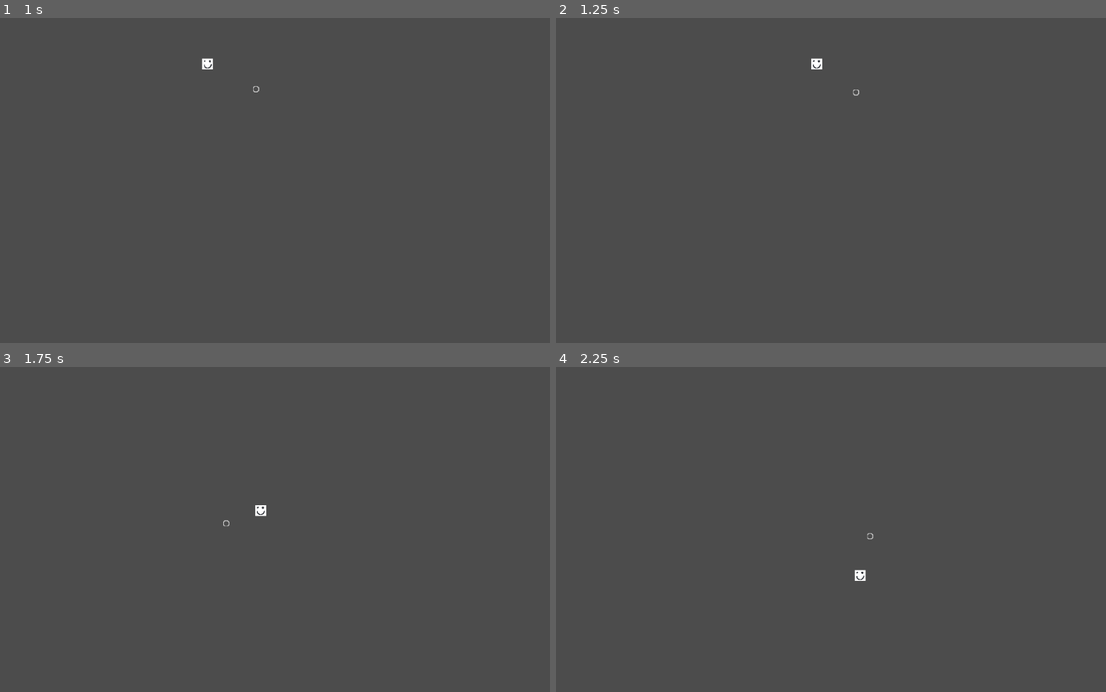
Above: before the commit, frames 1-4 (two rows, left to right).
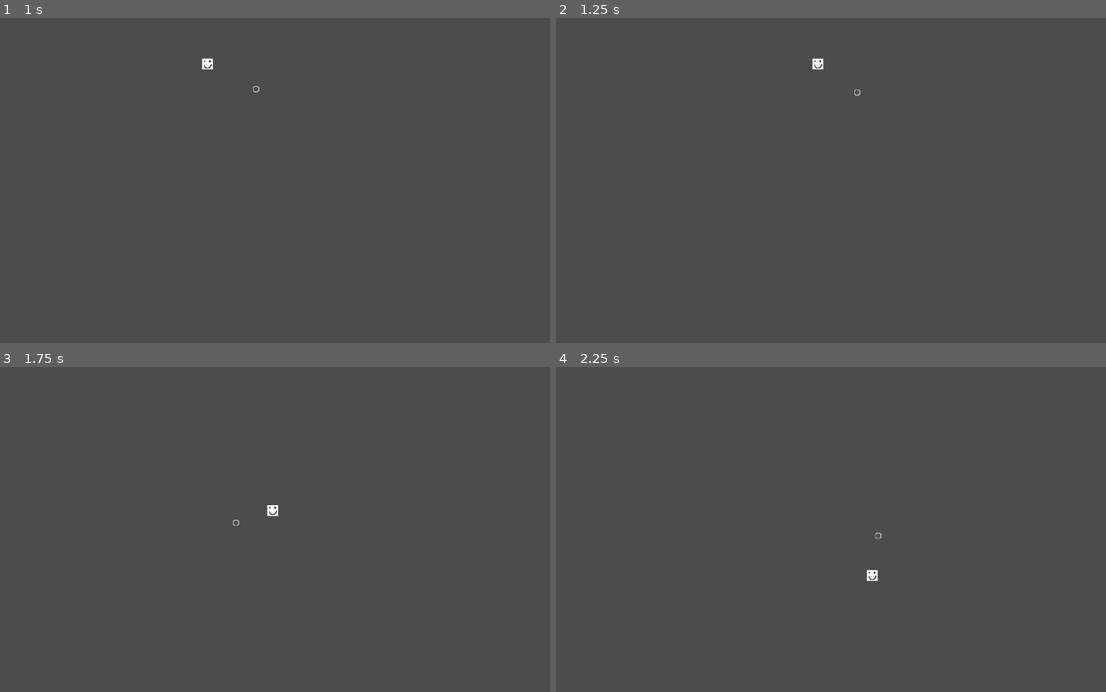
Above: after the commit, the same moments.

Repository: ottomated/codeday-2019
Game: Godot game, scene res://Board.tscn
Same seed, same stepped clock (60 frames per second), same inputs: the game is played once before the commit and once after it.
Inputs (mouse positions are in pixels of both pictures, inside the frame that each line leads up to):
- Up to frame 1 (1 s): tap Enter at 0.5 s; move the mouse to (401, 164) at 0.52 s; hold Right (ui_right) from 0.53 s (still down); click (401, 164) at 0.67 s
- Up to frame 2 (1.25 s): keep holding Right (ui_right)
- Up to frame 3 (1.75 s): move the mouse to (165, 545) at 1.27 s; release Right (ui_right) at 1.28 s; hold Down (ui_down) from 1.28 s (still down)
- Up to frame 4 (2.25 s): move the mouse to (891, 458) at 2.02 s; release Down (ui_down) at 2.03 s; hold Right (ui_right) from 2.03 s (still down)

Frame 1 is identical in both runs. In frame 2, less than 0.1% of the frame differs, in the area x 46-56%, y 12-24%; in frame 3, 0.1%; in frame 4, 0.2%, in the area x 54-60%, y 50-66%.

Commit message:
removed testing code

Diff:
--- a/Board.tscn
+++ b/Board.tscn
@@ -1,16 +1,7 @@
-[gd_scene load_steps=3 format=2]
+[gd_scene load_steps=2 format=2]
 
 [ext_resource path="res://Player.tscn" type="PackedScene" id=1]
-
-[sub_resource type="RectangleShape2D" id=1]
-extents = Vector2( 10, 150 )
 
 [node name="Board" type="Node2D"]
 
 [node name="Player" parent="." instance=ExtResource( 1 )]
-
-[node name="StaticBody2D" type="StaticBody2D" parent="."]
-position = Vector2( 500, 200 )
-
-[node name="CollisionShape2D" type="CollisionShape2D" parent="StaticBody2D"]
-shape = SubResource( 1 )
